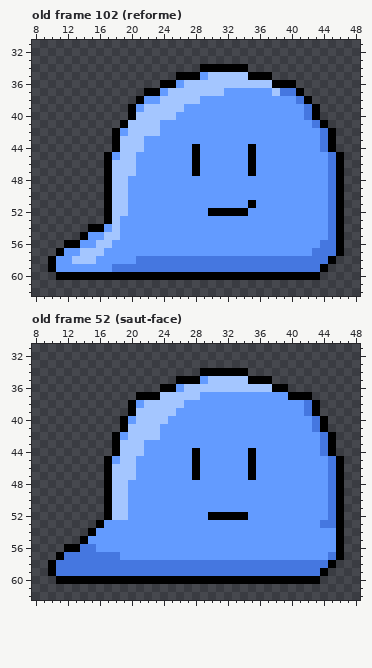
Pixel-art file -- animations/limace-complete/limace.aseprite. This is how it looked before the edit.
64x64 pixels, 204 frames. Shown: old frame 102 (reforme): x 8..48, y 31..62; old frame 52 (saut-face): x 8..48, y 31..62. The commit also changed other frames, which this record leaves out.
Once edited:
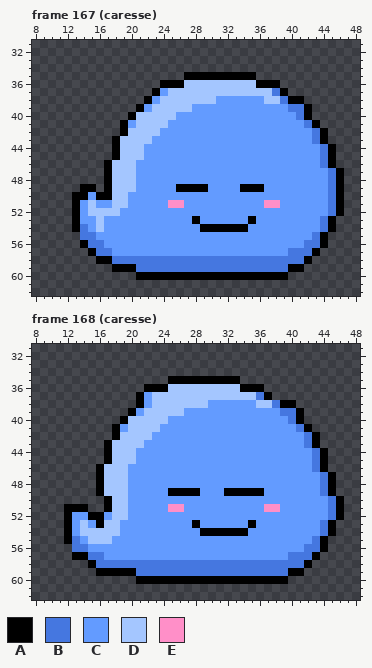
Palette (. is transparent): A #000000  B #4577e0  C #639bff  D #a4c6ff  E #ff8fc8
A new or re-ordered frame is compared with the old frame closest to it.
Changes in this commit:
frames 204 -> 211
Changed rows in their new state; - is an unchanged pixel.
Frame 167 (caresse) is new; against old frame 102 (reforme):
first column x 10:
34 -------------------......------------
35 ----------------.--AAAAAA-..---------
36 ----------------A---------AA-..------
37 ------------.---------DDDDDDBA..-----
38 -----------.A------DD------DDBAA.----
39 ----------.AC----D------------BBA.---
40 -------------------------------BA.---
41 ----------C---D-----------------BA.--
42 --------.A-----------------------BA.-
43 ------------D--------------------BA.-
44 ------------------C------C-----------
45 -------.A--D------C------C--------BA.
46 ------------------C------C--------BA.
47 ------------------C------C-----------
48 ----------D--------------------------
49 ----AA----D-----AAAA----AAA----------
50 ---AACA------------------------------
51 ---ACDCC-------EE--------C-EE--------
52 ---ACDDD-C----------CCCCC------------
53 ---ACCDCC---------A------A--------BA.
54 ---ABCD-C----------AAAAAA---------BA.
55 ----BB-CC------------------------BA..
56 --..ABBC------------------------BBA..
57 -....ABB----------------------BBBA...
58 ......AABBB---------------------A...-
59 ........AAA-------------------AA...--
60 -..........-------------------....---
Frame 168 (caresse) is new; against old frame 52 (saut-face):
first column x 10:
34 -------------------......------------
35 ---------------A---AAAAA....---------
36 ------------AA-DD-------AAA...-------
37 ------------CD-----DDDDDDDBA.....----
38 ----------.AC----DDD------DDBAA...---
39 -----------C----D------------BBA..---
40 ----------D-------------------BA...--
41 --------AC---------------------BA..--
42 ---------D---C------------------BA..-
43 -------AD-----------------------BA..-
44 -------AD--C------C------C-------BA.-
45 --------D---------C------C-------BA..
46 ------AD--C-------C------C-------BA..
47 ------AD--C-------C------C--------BA.
48 ------AD--------------------------BA.
49 ------AD-------AAAA---AAAAA-------BA.
51 --AAA----------EE----------EE--------
52 --ACCAAC------------CCCCC------------
53 --ACDC-DD---------A------A---------A.
54 --ACDDDDD----------AAAAAA---------BA.
55 --ABCDDD-------------------------BA..
56 --.B-C--------------------------BBA..
57 -..AA--CC---------------------BBBA...
58 .....A--------------------------A...-
59 ......AAAAA-------------------AA...--
60 -..........-------------------....---
Boxes around the changes in both pictures, in picture pixels (x1, y1, x2, y2):
changed: (48, 64, 344, 280)
changed: (48, 368, 344, 584)
